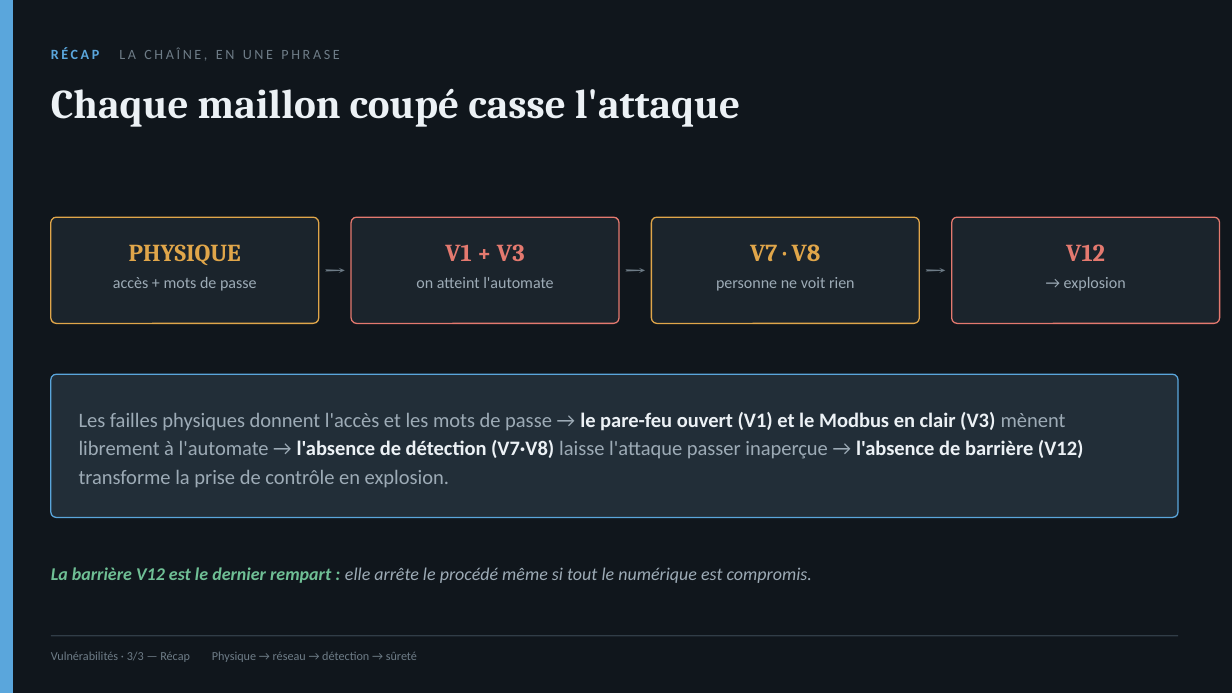
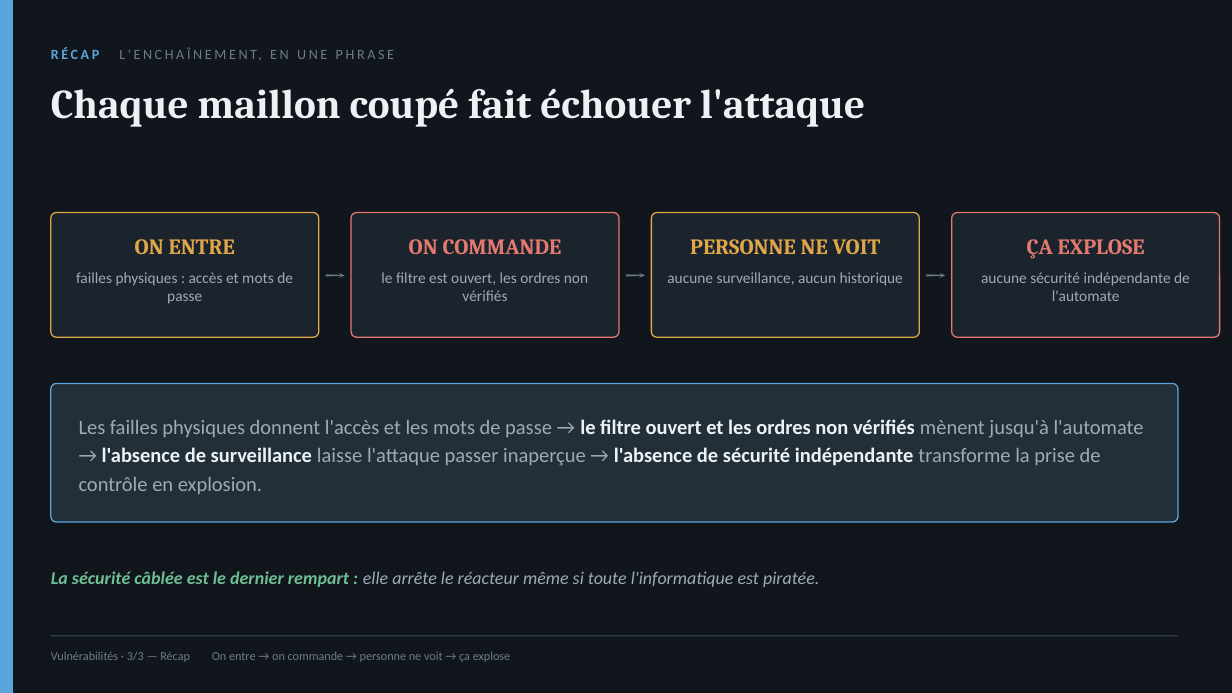
Before and after one commit to PauloLArtiste56/car-fire-streamlit, a slide deck: slide 3 of Vulnerabilites_slides.pptx. Drawn at 1232x693 pixels with LibreOffice and Linux fonts; fonts in the diff are those of the drawing. Boxes give left, top, right and bottom in pixels: in the first picture for what was removed or moved away, otherwise in the second. Text is boxed around its words. In the diff, an @@ line names an element or a change of style, - is before the commit and + after.

```diff
--- a/Vulnerabilites_slides.pptx
+++ b/Vulnerabilites_slides.pptx
@@ text at (x1=51, y1=47, x2=125, y2=59): text changed @@
-RÉCAP LA CHAÎNE, EN UNE PHRASE
+RÉCAP L'ENCHAÎNEMENT, EN UNE PHRASE
@@ text at (x1=51, y1=88, x2=865, y2=127): text changed @@
-Chaque maillon coupé casse l'attaque
+Chaque maillon coupé fait échouer l'attaque
@@ rounded rectangle resized from (x1=51, y1=217, x2=319, y2=323) to (x1=51, y1=213, x2=319, y2=337) @@
@@ text at (x1=135, y1=239, x2=235, y2=254): text changed; size 19 to 17 pt @@
-PHYSIQUE
+ON ENTRE
@@ text "→" rewrapped from (x1=319, y1=217, x2=351, y2=323) to (x1=319, y1=213, x2=351, y2=337) @@
@@ rounded rectangle resized from (x1=351, y1=217, x2=619, y2=323) to (x1=351, y1=213, x2=619, y2=337) @@
@@ text at (x1=409, y1=239, x2=562, y2=254): text changed; size 19 to 17 pt @@
-V1 + V3
+ON COMMANDE
@@ text "→" rewrapped from (x1=619, y1=217, x2=652, y2=323) to (x1=619, y1=213, x2=652, y2=337) @@
@@ rounded rectangle resized from (x1=652, y1=217, x2=920, y2=323) to (x1=652, y1=213, x2=920, y2=337) @@
@@ text "PERSONNE NE VOIT" at (x1=690, y1=239, x2=881, y2=254): vertical alignment top to middle @@
@@ text at (x1=690, y1=239, x2=881, y2=254): text changed; size 12.5 to 17 pt; font Calibri to Cambria; text colour #9DABB6 to #E0A64A; bold on @@
-personne ne voit rien
+PERSONNE NE VOIT
@@ text "→" rewrapped from (x1=920, y1=217, x2=952, y2=323) to (x1=920, y1=213, x2=952, y2=337) @@
@@ proportions changed in 5 elements at (x1=51, y1=384, x2=1178, y2=522), (x1=51, y1=213, x2=319, y2=337), (x1=351, y1=213, x2=619, y2=337), (x1=652, y1=213, x2=920, y2=337), (x1=952, y1=213, x2=1220, y2=337) @@
@@ rounded rectangle resized from (x1=952, y1=217, x2=1220, y2=323) to (x1=952, y1=213, x2=1220, y2=337) @@
@@ text at (x1=1027, y1=239, x2=1145, y2=259): text changed; size 19 to 17 pt @@
-V12
+ÇA EXPLOSE
@@ text removed at (x1=750, y1=244, x2=821, y2=261) @@
-V7 · V8
@@ text at (x1=76, y1=272, x2=293, y2=304): text changed; size 12.5 to 12 pt @@
-accès + mots de passe
+failles physiques : accès et mots de passe
@@ text at (x1=381, y1=272, x2=588, y2=301): text changed; size 12.5 to 12 pt @@
-on atteint l'automate
+le filtre est ouvert, les ordres non vérifiés
@@ text added at (x1=667, y1=272, x2=903, y2=286), 12 pt, text #9DABB6 @@
+aucune surveillance, aucun historique
@@ text at (x1=981, y1=272, x2=1190, y2=301): text changed; size 12.5 to 12 pt @@
-→ explosion
+aucune sécurité indépendante de l'automate
@@ rounded rectangle resized from (x1=51, y1=374, x2=1178, y2=518) to (x1=51, y1=384, x2=1178, y2=522) @@
@@ text at (x1=79, y1=419, x2=1144, y2=494): text changed @@
-Les failles physiques donnent l'accès et les mots de passe → le pare-feu ouvert (V1) et le Modbus en clair (V3) mènent librement à l'automate → l'absence de détection (V7·V8) laisse l'attaque passer inaperçue → l'absence de barrière (V12) transforme la prise de contrôle en explosion.
+Les failles physiques donnent l'accès et les mots de passe → le filtre ouvert et les ordres non vérifiés mènent jusqu'à l'automate → l'absence de surveillance laisse l'attaque passer inaperçue → l'absence de sécurité indépendante transforme la prise de contrôle en explosion.
@@ text at (x1=51, y1=571, x2=819, y2=587): text changed @@
-La barrière V12 est le dernier rempart : elle arrête le procédé même si tout le numérique est compromis.
+La sécurité câblée est le dernier rempart : elle arrête le réacteur même si toute l'informatique est piratée.
@@ text at (x1=51, y1=651, x2=510, y2=662): text changed @@
-Vulnérabilités · 3/3 — Récap Physique → réseau → détection → sûreté
+Vulnérabilités · 3/3 — Récap On entre → on commande → personne ne voit → ça explose
```
Also in this commit, not shown: 1 other slide changed, 1 slide added, 1 slide removed.
